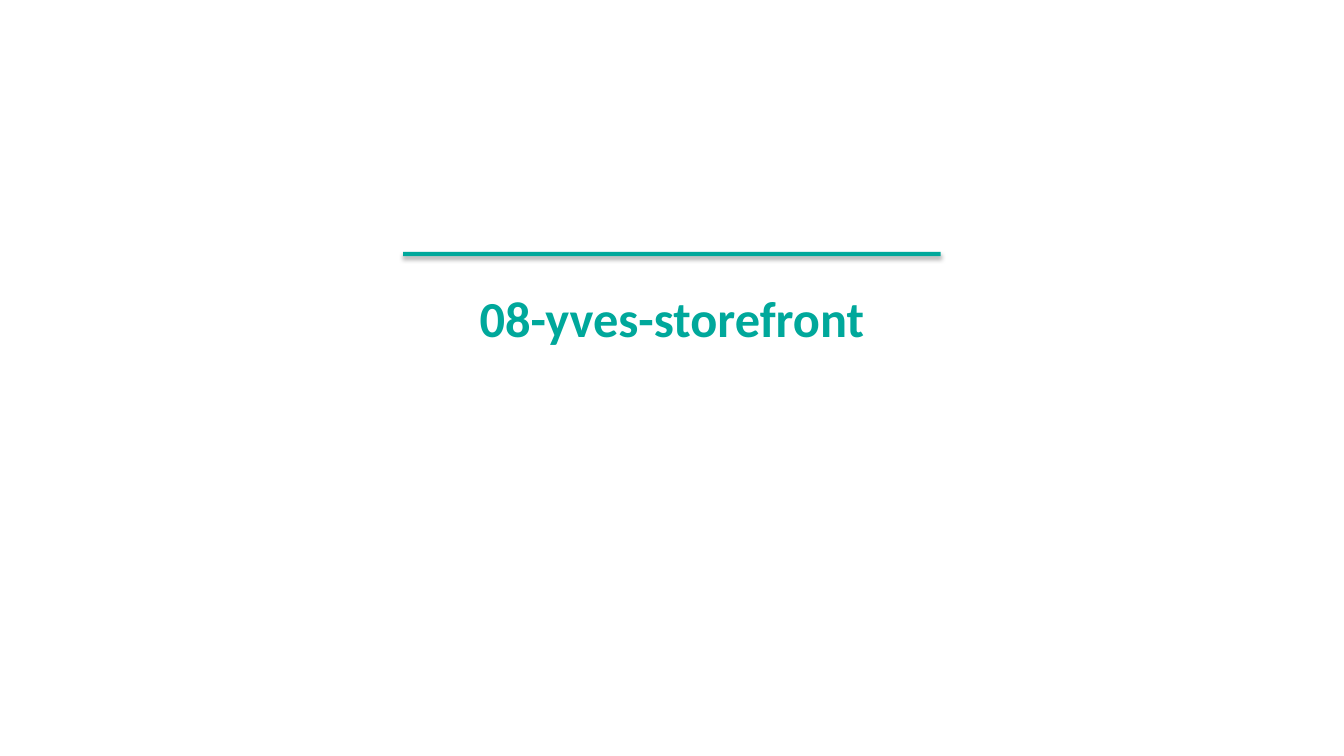
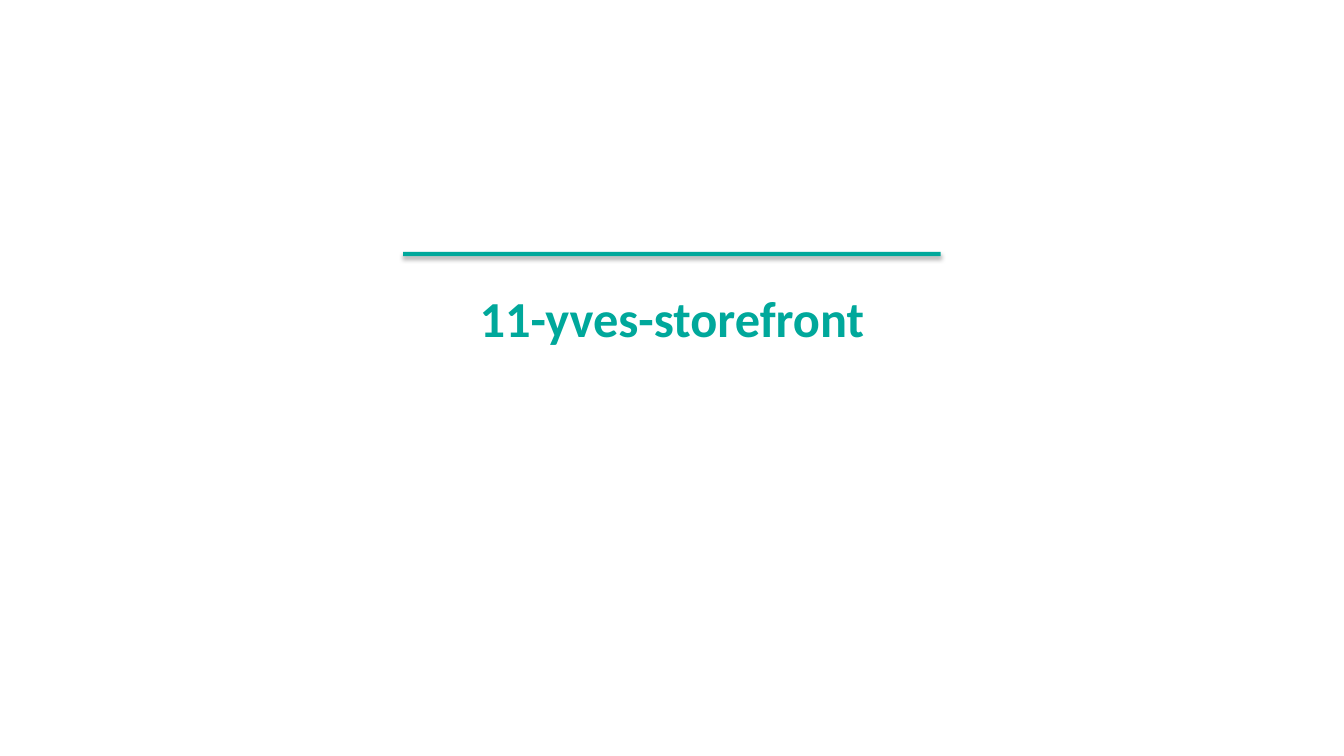
Before and after one commit to spryker-academy/instructor-exercises, a slide deck: slide 223 of guides-pptx/spryker-academy-professional.pptx (slide 177 before the commit). Drawn at 1344x756 pixels with LibreOffice and Linux fonts; fonts in the diff are those of the drawing. Boxes give left, top, right and bottom in pixels: in the first picture for what was removed or moved away, otherwise in the second. Text is boxed around its words. In the diff, an @@ line names an element or a change of style, - is before the commit and + after.

```diff
--- a/guides-pptx/spryker-academy-professional.pptx
+++ b/guides-pptx/spryker-academy-professional.pptx
@@ text at <box>480,302,865,345</box>: text changed @@
-08-yves-storefront
+11-yves-storefront
```
Also in this commit, not shown: 4 other slides changed, 10 other files.
